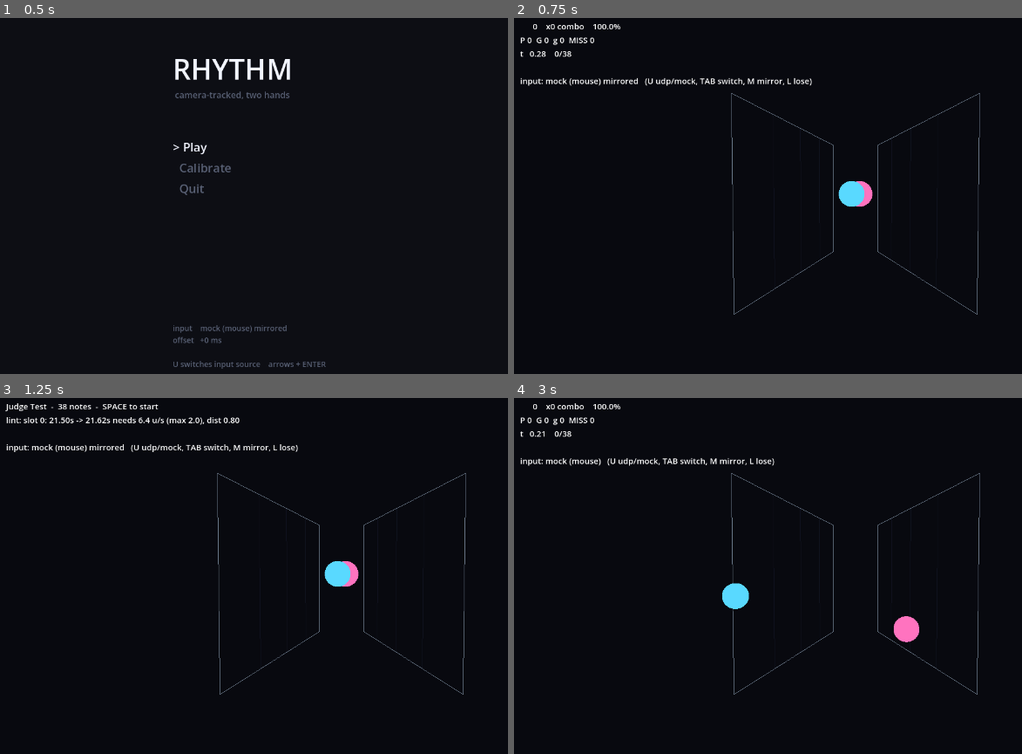
Above: before the commit, frames 1-4 (two rows, left to right).
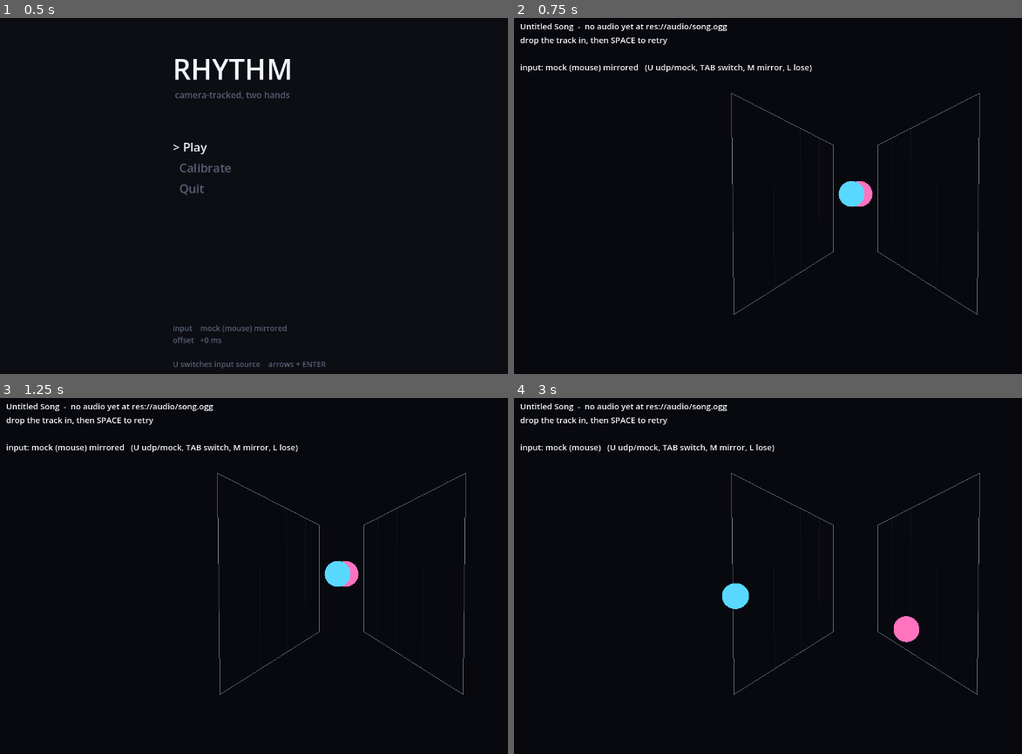
Above: after the commit, the same moments.

Repository: bigpeppermf/rhythmgame
Game: Godot game, scene res://scenes/main.tscn
The game is run twice, just before and just after one commit, with the same random seed, the same clock (stepped at 60 frames per second) and the same inputs.
Inputs (mouse positions are in pixels of both pictures, inside the frame that each line leads up to):
- Up to frame 1 (0.5 s): no input
- Up to frame 2 (0.75 s): tap Enter (ui_accept) at 0.5 s; move the mouse to (1006, 185) at 0.52 s; hold Up from 0.53 s (still down); tap Tab at 0.6 s
- Up to frame 3 (1.25 s): keep holding Up; tap Enter (ui_accept) at 0.77 s
- Up to frame 4 (3 s): tap Enter (ui_accept) at 1.25, 1.52, 2, 2.75 s; move the mouse to (717, 604) at 1.27 s; release Up at 1.28 s; hold Down 1.28-2.03 s; tap M at 1.35 s; move the mouse to (925, 497) at 2.02 s; hold L 2.03-2.78 s; hold Up from 2.03 s (still down); move the mouse to (818, 665) at 2.77 s; tap Space at 2.85 s

Frame 1 is identical in both runs. In frame 2, 1.8% of the frame differs, in the area x 1-59%, y 1-20%; in frame 3, 0.9%; in frame 4, 1.6%.

Commit message:
music component added

Diff:
--- /dev/null
+++ b/game/charts/song.json
@@ -0,0 +1,7 @@
+{
+ "title": "Untitled Song",
+ "bpm": 120,
+ "audio": "res://audio/song.ogg",
+ "offset": 0.0,
+ "notes": []
+}
--- a/game/scenes/play_3d.gd
+++ b/game/scenes/play_3d.gd
@@ -11,7 +11,7 @@
 signal song_finished(score: ScoreState, chart: Chart)
 signal quit_to_menu
 
-const CHART_PATH := "res://charts/test.json"
+const CHART_PATH := "res://charts/song.json"
 ## Grace after the last note resolves, so its hit flash is seen before the
 ## results screen replaces it.
 const OUTRO := 1.2
@@ -26,6 +26,9 @@
 var _hud: Label
 var _cam: Camera3D
 var _outro := -1.0
+## True when the chart's audio file isn't there yet - the song hasn't been
+## dropped in. Not an error: this is the expected state until it is.
+var _missing_audio := false
 
 
 func _ready() -> void:
@@ -97,10 +100,15 @@
 func _start() -> void:
 	if chart == null:
 		return
+	_outro = -1.0
+	_missing_audio = not ResourceLoader.exists(chart.audio_path)
+	if _missing_audio:
+		Conductor.stop()
+		field.clear()
+		return
 	score.reset()
 	field.clear()
 	judge.begin(chart)
-	_outro = -1.0
 	Conductor.play(load(chart.audio_path), chart.bpm)
 
 
@@ -140,6 +148,9 @@
 	var lines := PackedStringArray()
 	if chart == null:
 		lines.append("no chart at %s" % CHART_PATH)
+	elif _missing_audio:
+		lines.append("%s  -  no audio yet at %s" % [chart.title, chart.audio_path])
+		lines.append("drop the track in, then SPACE to retry")
 	elif not Conductor.playing:
 		lines.append("%s  -  %d notes  -  SPACE to start" % [chart.title, chart.notes.size()])
 		for w in chart.warnings:
Not shown, changed: .gitignore
Not shown, added: game/audio/README.md
